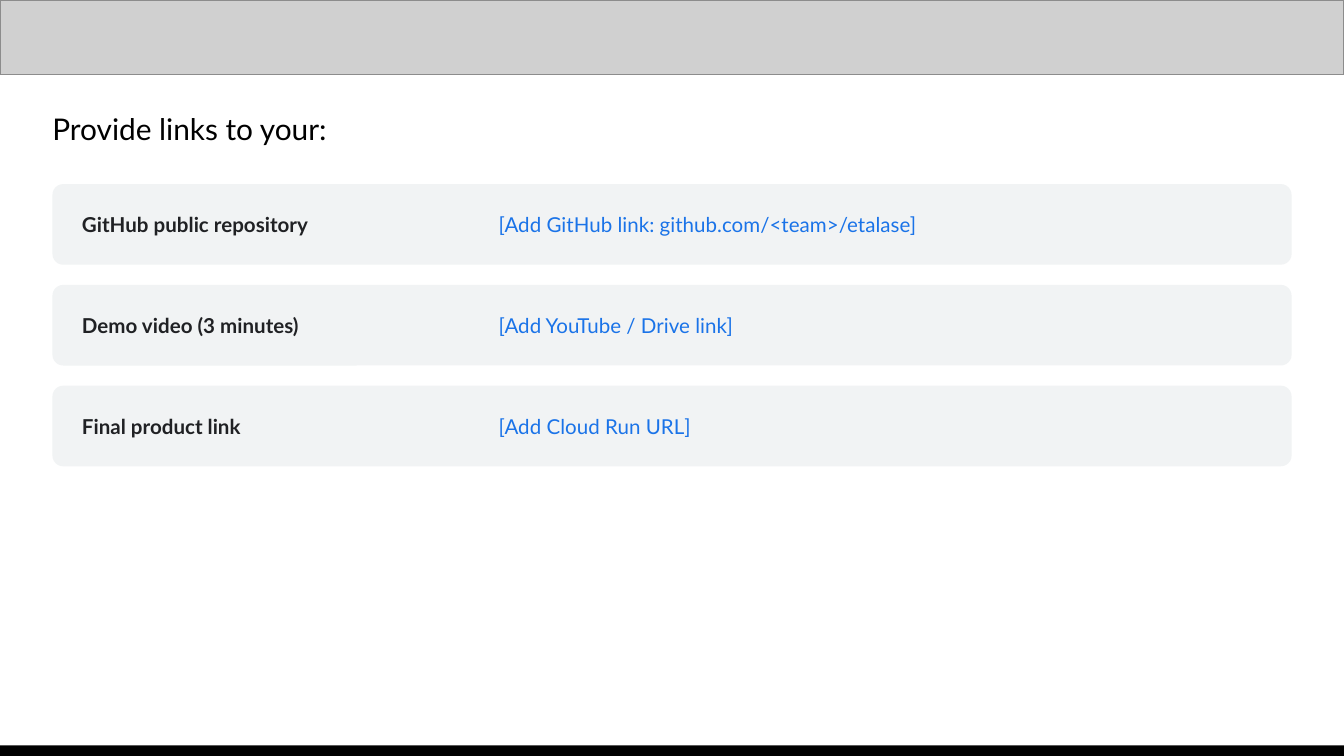
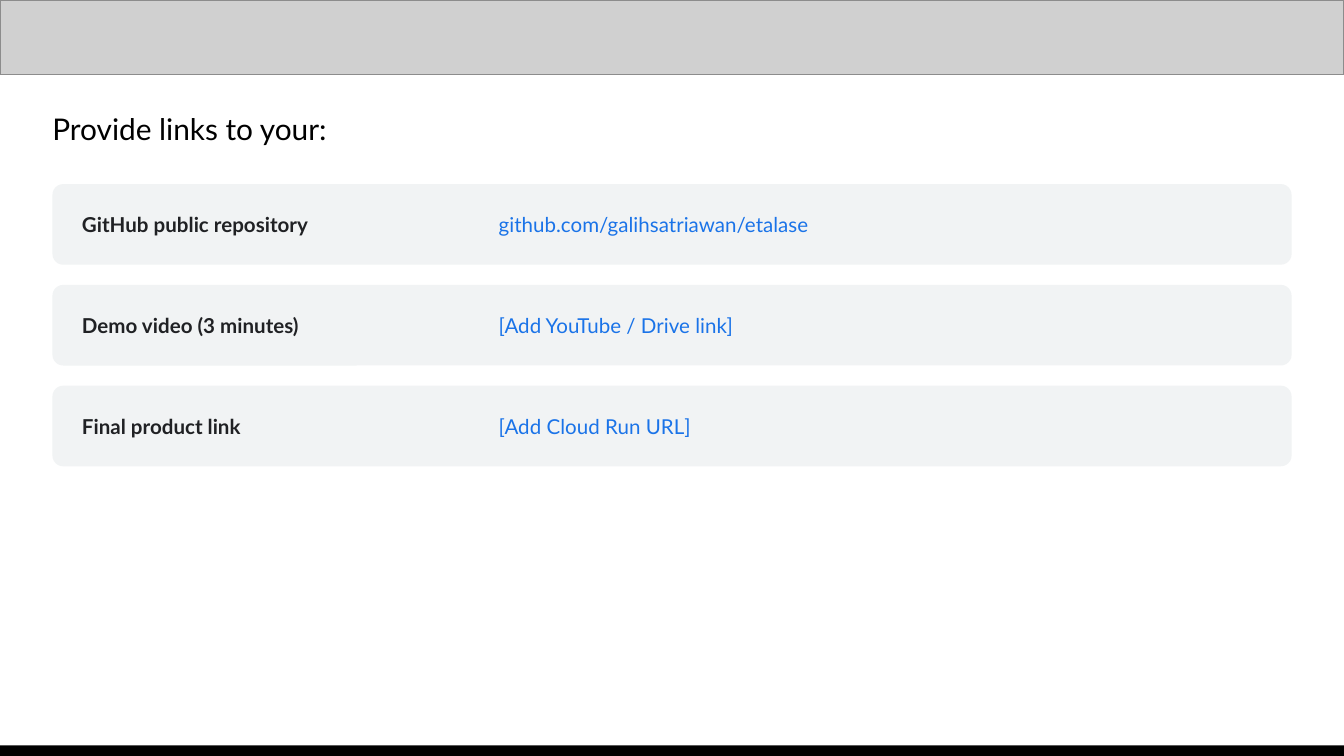
Before and after one commit to galihsatriawan/etalase, a slide deck: slide 13 of submission/Etalase_AI_Builder_Cup_Submission.pptx. Drawn at 1344x756 pixels with LibreOffice and Linux fonts; fonts in the diff are those of the drawing; grey boxes stand for pictures. Boxes give left, top, right and bottom in pixels: in the first picture for what was removed or moved away, otherwise in the second. Text is boxed around its words. In the diff, an @@ line names an element or a change of style, - is before the commit and + after.

```diff
--- a/submission/Etalase_AI_Builder_Cup_Submission.pptx
+++ b/submission/Etalase_AI_Builder_Cup_Submission.pptx
@@ text at (x1=499, y1=217, x2=809, y2=236): text changed @@
-[Add GitHub link: github.com/<team>/etalase]
+github.com/galihsatriawan/etalase
```
Also in this commit, not shown: 3 other slides changed, 1 other file.
